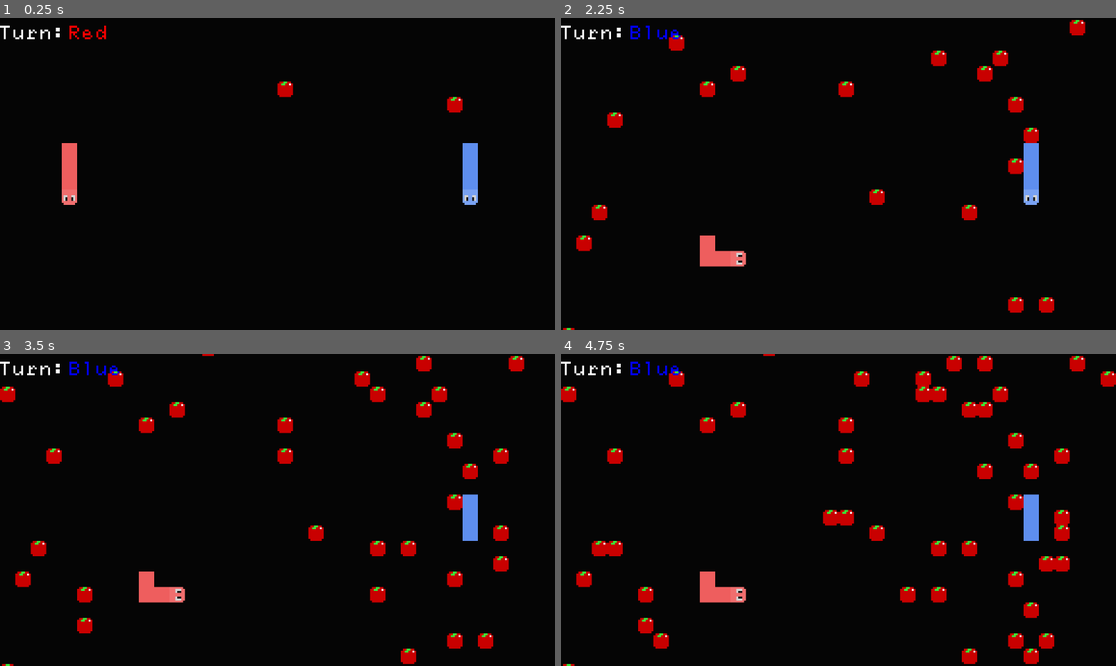
Above: before the commit, frames 1-4 (two rows, left to right).
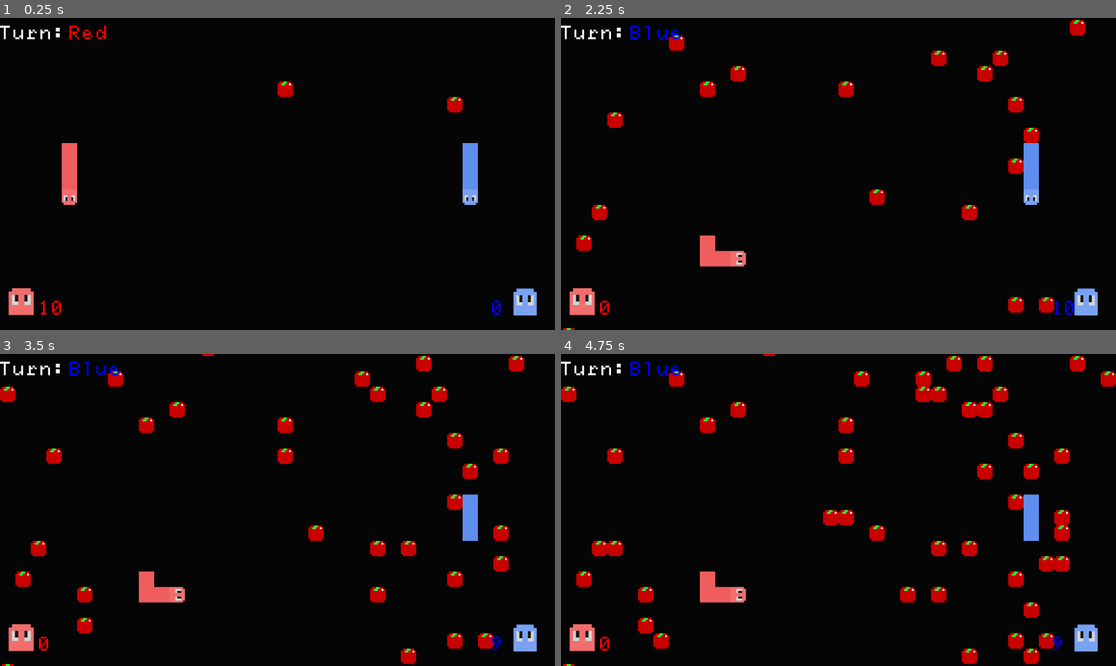
Above: after the commit, the same moments.

Repository: arrowira/MiniJam196Snake
Game: Godot game, scene res://scenes/main.tscn
Two runs of this game, one before a commit and one after it. Both use one fixed random seed, a clock stepped at 60 frames per second and the inputs below.
Inputs:
- Up to frame 1 (0.25 s): no input
- Up to frame 2 (2.25 s): hold Right (p1right) 0.53-1.28 s; tap S (p2down) at 0.6 s; hold Down (p1down) 1.28-2.03 s; tap A (p2left) at 1.35 s; hold Right (p1right) from 2.03 s (still down); tap D (p2right) at 2.1 s
- Up to frame 3 (3.5 s): release Right (p1right) at 2.78 s; hold Up (p1up) from 2.78 s (still down); tap W (p2up) at 2.85 s
- Up to frame 4 (4.75 s): release Up (p1up) at 3.53 s; hold Left (p1left) from 3.53 s (still down); tap S (p2down) at 3.6 s; tap Enter at 4.25 s; tap A (p2left) at 4.35 s

The runs differ from the first frame. In frame 1, 0.8% of the frame differs, in the area x 1-97%, y 86-96%; in frame 2, 0.8%; in frame 3, 0.8%; in frame 4, 0.8%.

Commit message:
TurnCount

Diff:
--- a/minijam-196-proj/scenes/main.gd
+++ b/minijam-196-proj/scenes/main.gd
@@ -8,3 +8,16 @@
 		txt.text = "[color=red]Red[/color]"
 	else:
 		txt.text = "[color=blue]Blue[/color]"
+
+	var TimeLeft1 = get_node("/root/main/Hud/Rem/Blue")
+	var TimeLeft2 = get_node("/root/main/Hud/Ram/Red")
+	var WhosRam = get_tree().current_scene.get_node("snakeA/head")
+	var WhosRem = get_tree().current_scene.get_node("snakeB/head")
+	TimeLeft1.bbcode_enabled = true
+	TimeLeft2.bbcode_enabled = true
+	if(whosTurn == 2):
+		TimeLeft2.text = "[color=red]" + str(WhosRam.turnLimit - WhosRam.turn) + "[/color]"
+		TimeLeft1.text = "[color=blue]0[/color]"
+	else:
+		TimeLeft1.text = "[color=blue]" + str(WhosRem.turnLimit - WhosRem.turn) + "[/color]"
+		TimeLeft2.text = "[color=red]0[/color]"
--- a/minijam-196-proj/scenes/main.tscn
+++ b/minijam-196-proj/scenes/main.tscn
@@ -6,6 +6,8 @@
 [ext_resource type="PackedScene" uid="uid://bfhbaw05in4qg" path="res://scenes/AppleSpawner.tscn" id="3_sugp2"]
 [ext_resource type="AudioStream" uid="uid://dmhgrfd2s2y8w" path="res://misc/snakeGameMusic.mp3" id="4_jyhfs"]
 [ext_resource type="FontFile" uid="uid://d3vemidl8kefx" path="res://Fonts/fs-ti-92-eno-c.ttf" id="5_tbgi4"]
+[ext_resource type="Texture2D" uid="uid://b76ffwimyi3sm" path="res://sprites/snakeHead-2.png.png" id="6_tipki"]
+[ext_resource type="Texture2D" uid="uid://sjvkab515afb" path="res://sprites/snakeHead-1.png.png" id="8_85g3d"]
 
 [node name="main" type="Node2D"]
 script = ExtResource("1_tefeu")
@@ -29,6 +31,44 @@
 
 [node name="Hud" type="CanvasLayer" parent="."]
 
+[node name="Rem" type="Sprite2D" parent="Hud"]
+position = Vector2(1090, 590)
+scale = Vector2(0.296, 0.35)
+texture = ExtResource("6_tipki")
+
+[node name="Blue" type="RichTextLabel" parent="Hud/Rem"]
+anchors_preset = -1
+anchor_left = 0.06832294
+anchor_top = 6.64769
+anchor_right = 2.0254183
+anchor_bottom = 7.8619757
+offset_left = -244.03973
+offset_top = -1120.7733
+offset_right = -172.03973
+offset_bottom = -1080.7733
+theme_override_fonts/normal_font = ExtResource("5_tbgi4")
+theme_override_font_sizes/normal_font_size = 96
+metadata/_edit_use_anchors_ = true
+
+[node name="Ram" type="Sprite2D" parent="Hud"]
+position = Vector2(44.249996, 589)
+scale = Vector2(0.32187504, 0.35000002)
+texture = ExtResource("8_85g3d")
+
+[node name="Red" type="RichTextLabel" parent="Hud/Ram"]
+anchors_preset = -1
+anchor_left = 0.06832294
+anchor_top = 6.64769
+anchor_right = 1.9290022
+anchor_bottom = 8.040547
+offset_left = 103.24308
+offset_top = -1117.916
+offset_right = 175.24307
+offset_bottom = -1077.916
+theme_override_fonts/normal_font = ExtResource("5_tbgi4")
+theme_override_font_sizes/normal_font_size = 96
+metadata/_edit_use_anchors_ = true
+
 [node name="Prefix" type="RichTextLabel" parent="Hud"]
 anchors_preset = -1
 anchor_right = 0.07725695
Not shown: 1 places in minijam-196-proj/scenes/main.tscn that only renumber resources
